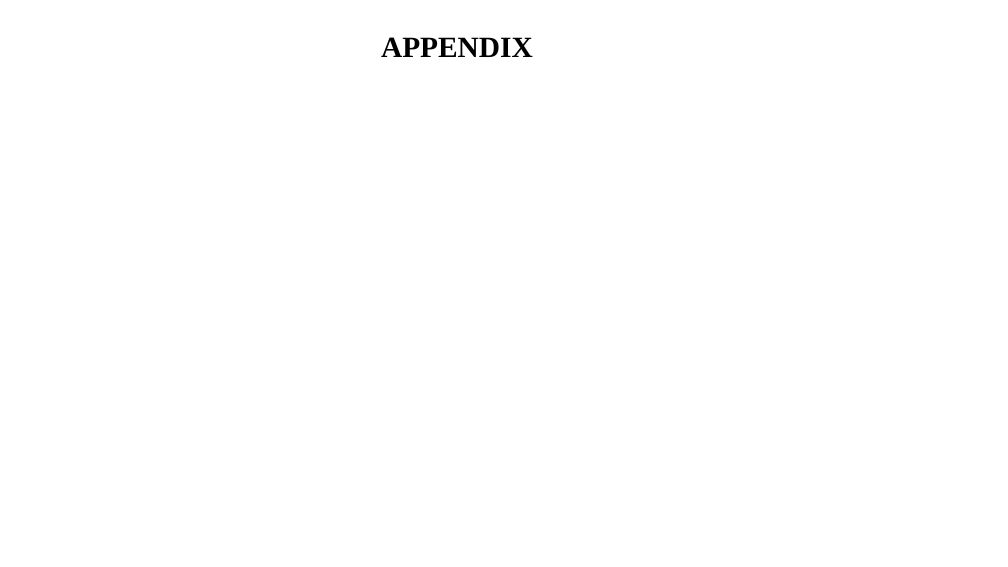
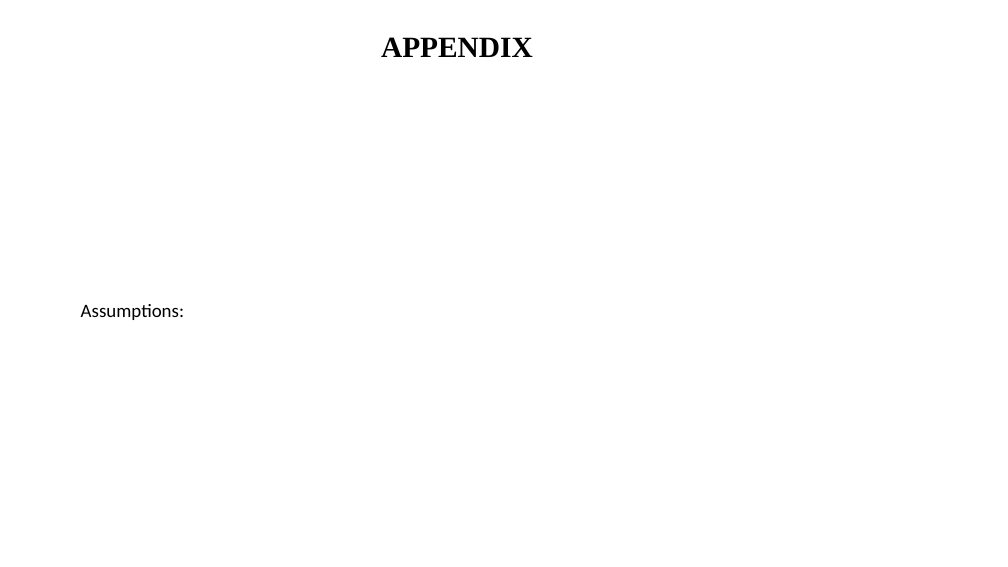
Before and after one commit to sagarbarge/Airbnb_NYC_Storytelling, a slide deck: slide 16 of Presentation_1_Analyst.pptx (slide 15 before the commit). Drawn at 1008x567 pixels with LibreOffice and Linux fonts; fonts in the diff are those of the drawing. Boxes give left, top, right and bottom in pixels: in the first picture for what was removed or moved away, otherwise in the second. Text is boxed around its words. In the diff, an @@ line names an element or a change of style, - is before the commit and + after.

```diff
--- a/Presentation_1_Analyst.pptx
+++ b/Presentation_1_Analyst.pptx
@@ text added at [81, 304, 184, 320], 18 pt, text #000000 @@
+Assumptions:
```
Also in this commit, not shown: 10 other slides changed, 3 slides added, 2 slides removed, 5 other files.
